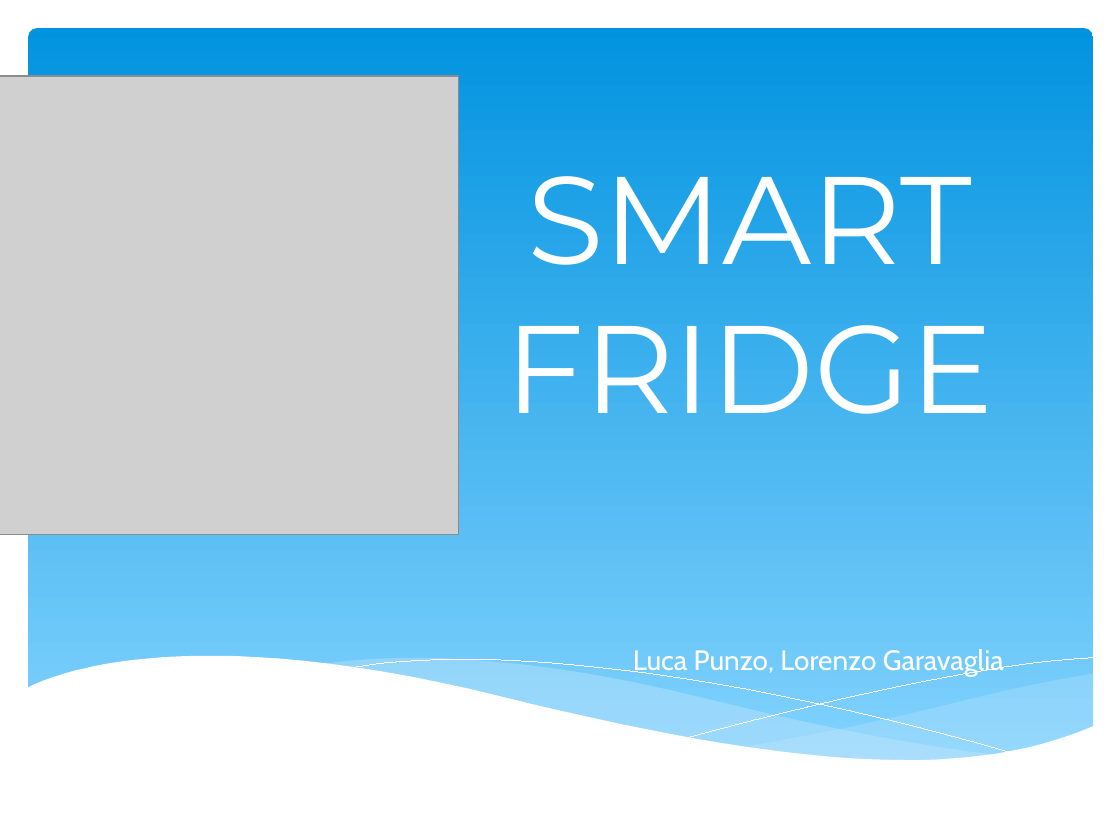
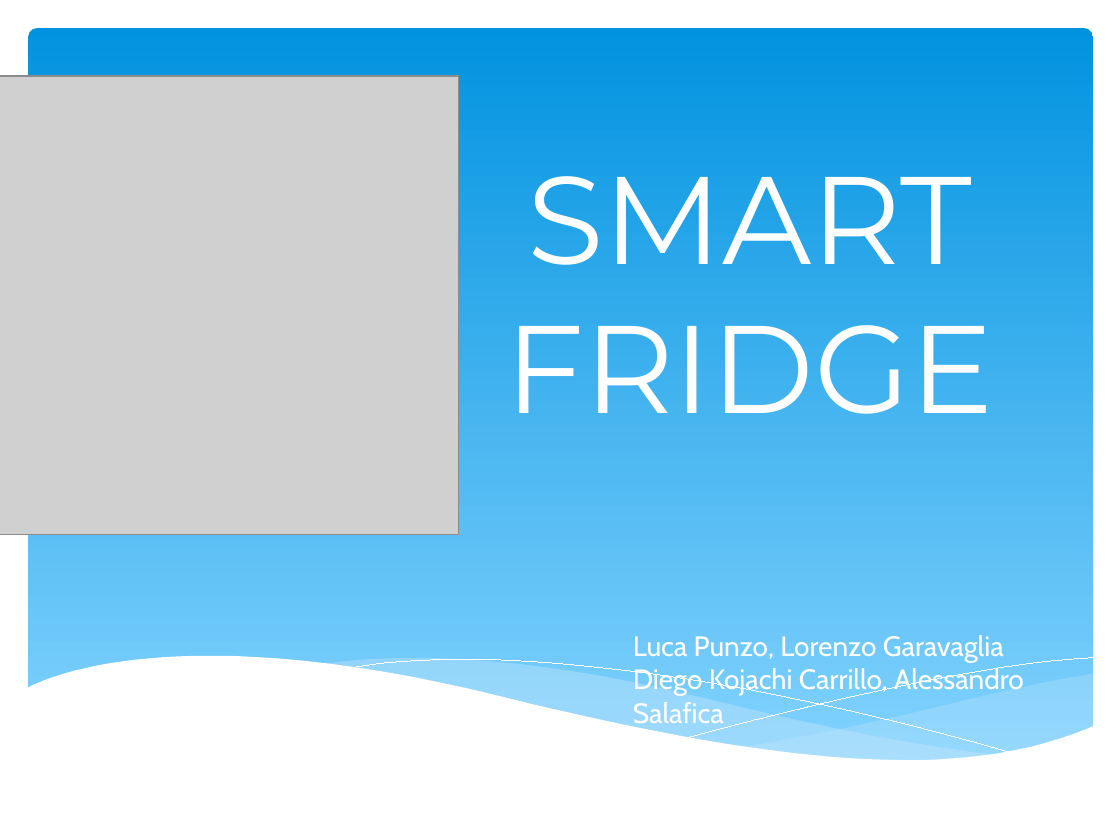
Before and after one commit to alesala95/progetto_domotica, a slide deck: slide 1 of SMARTFRIDGE.pptx. Drawn at 1120x840 pixels with LibreOffice and Linux fonts; fonts in the diff are those of the drawing; grey boxes stand for pictures. Boxes give left, top, right and bottom in pixels: in the first picture for what was removed or moved away, otherwise in the second. Text is boxed around its words. In the diff, an @@ line names an element or a change of style, - is before the commit and + after.

```diff
--- a/SMARTFRIDGE.pptx
+++ b/SMARTFRIDGE.pptx
@@ text "Luca Punzo, Lorenzo Garavaglia": place and size @@
-text "Luca Punzo, Lorenzo Garavaglia" at <box>633,649,1004,677</box>
+text "Luca Punzo, Lorenzo Garavaglia" at <box>633,635,1024,730</box>
@@ text at <box>633,666,1024,730</box>: paragraphs added @@
+Diego Kojachi Carrillo, Alessandro
+Salafica
```
Also in this commit, not shown: 2 slides added.
